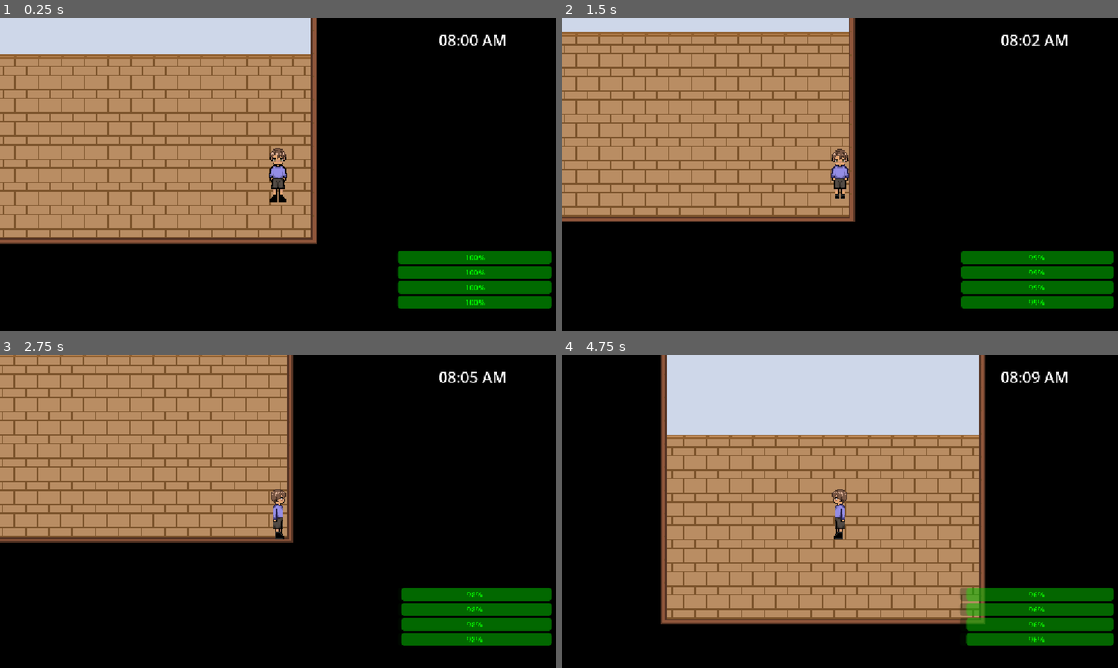
Above: before the commit, frames 1-4 (two rows, left to right).
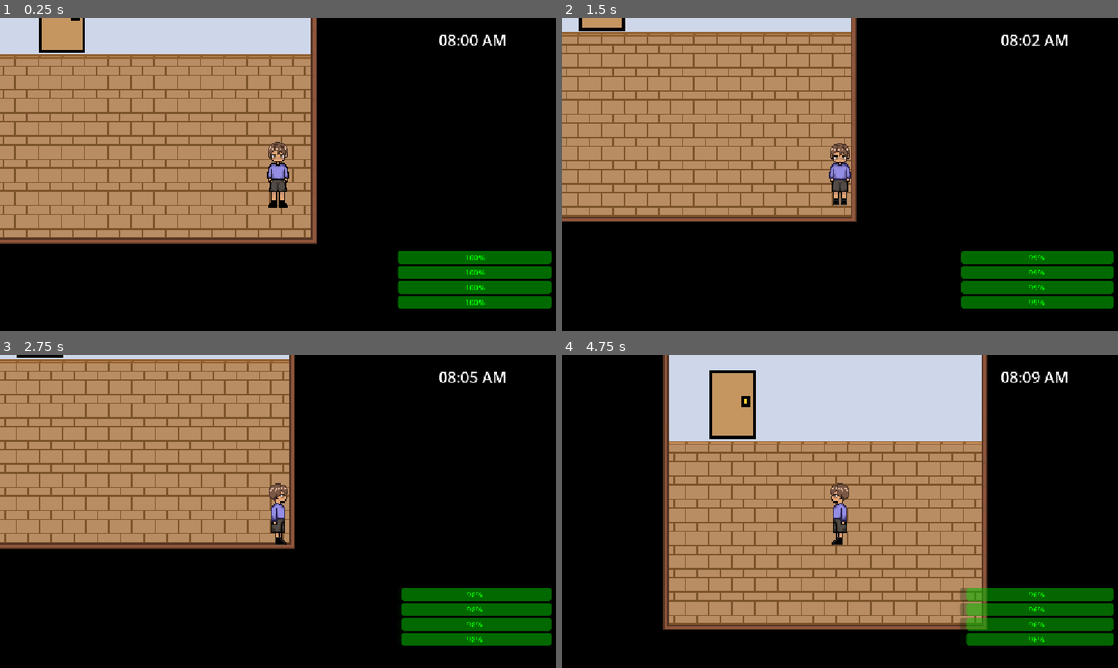
Above: after the commit, the same moments.

Repository: totallyastudentaccount/rpg
Game: Godot game, scene res://scene/main.tscn
Same seed, same stepped clock (60 frames per second), same inputs: the game is played once before the commit and once after it.
Inputs:
- Up to frame 1 (0.25 s): no input
- Up to frame 2 (1.5 s): tap Enter at 0.5 s; hold Right (ui_right) 0.53-1.28 s; hold Down (ui_down) from 1.28 s (still down)
- Up to frame 3 (2.75 s): release Down (ui_down) at 2.03 s; hold Right (ui_right) from 2.03 s (still down)
- Up to frame 4 (4.75 s): release Right (ui_right) at 2.78 s; hold Up (ui_up) 2.78-3.53 s; hold Left (ui_left) from 3.53 s (still down)

The runs differ from the first frame. In frame 1, 1.4% of the frame differs, in the area x 7-52%, y 0-61%; in frame 2, 4.6%; in frame 3, 14%; in frame 4, 18%, in the area x 17-77%, y 0-88%.

Commit message:
blag

Diff:
--- a/scene/main.tscn
+++ b/scene/main.tscn
@@ -11,7 +11,7 @@
 
 [node name="player" parent="." unique_id=933381913 instance=ExtResource("1_itxqv")]
 position = Vector2(548, 347)
-scale = Vector2(1.25, 1.25)
+scale = Vector2(1.55, 1.55)
 
 [node name="Camera2D" type="Camera2D" parent="player" unique_id=497314742]
 zoom = Vector2(1.5, 1.5)
--- a/scene/maps/house.tscn
+++ b/scene/maps/house.tscn
@@ -1,6 +1,7 @@
 [gd_scene format=4 uid="uid://c4e5dikws5en2"]
 
 [ext_resource type="Texture2D" uid="uid://b35ndntbme6qu" path="res://assets/boundaries/Sprite-0001.png" id="1_ycjso"]
+[ext_resource type="PackedScene" uid="uid://xqxbxnl8n8b1" path="res://scene/misc/base_door.tscn" id="2_fji3n"]
 
 [sub_resource type="TileSetAtlasSource" id="TileSetAtlasSource_fji3n"]
 texture = ExtResource("1_ycjso")
@@ -261,7 +262,6 @@
 sources/0 = SubResource("TileSetAtlasSource_ykks0")
 
 [node name="house" type="Node2D" unique_id=1062916822]
-position = Vector2(103, 5)
 scale = Vector2(2, 2)
 
 [node name="TileMapLayer" type="TileMapLayer" parent="." unique_id=999873453]
@@ -271,3 +271,7 @@
 [node name="TileMapLayer" type="TileMapLayer" parent="TileMapLayer" unique_id=2114454643]
 tile_map_data = PackedByteArray("AAAXAAMAAAABAAMAADAXAAQAAAABAAMAADAXAAUAAAABAAMAADAXAAYAAAABAAMAADAXAAcAAAABAAMAADAXAA …(11216 unchanged characters)…
 tile_set = SubResource("TileSet_j25fa")
+
+[node name="BaseDoor" parent="." unique_id=1332071849 instance=ExtResource("2_fji3n")]
+position = Vector2(208, 92)
+scale = Vector2(2, 2)
Not shown: 1 places in scene/maps/outside.tscn that only renumber resources
